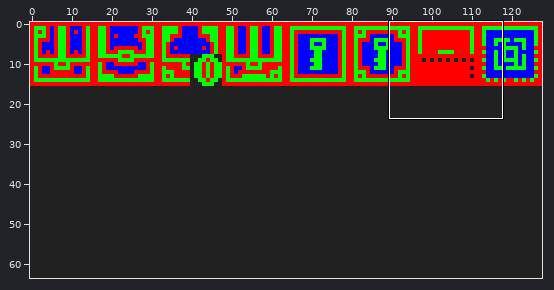
Edited in one commit: sprite sheet (gfx/sheet1.png). Above, an overview of the earlier version with the close-up marked.
Close-up. First the earlier version:
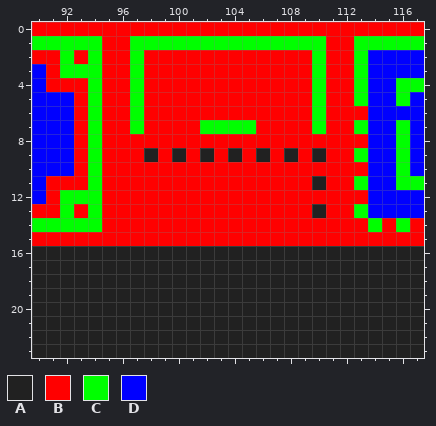
The file is 128x64 pixels. Shown: x 90..117, y 0..23.
Palette (. is transparent): A #212121  B #ff0000  C #00ff00  D #0000ff
Pixels before, first column x 90:
 0 BBBBBBBBBBBBBBBBBBBBBBBBBBBB
 1 CCCCCBBCCCCCCCCCCCCCCBBCCCCC
 2 BBCBCBBCBBBBBBBBBBBBCBBCDDDD
 3 DBCCCBBCBBBBBBBBBBBBCBBCDDDD
 4 DBBBCBBCBBBBBBBBBBBBCBBCDDCC
 5 DDDBCBBCBBBBBBBBBBBBCBBCDDCD
 6 DDDBCBBCBBBBBBBBBBBBCBBBDDDD
 7 DDDBCBBCBBBBCCCCBBBBCBBCDDCD
 8 DDDBCBBBBBBBBBBBBBBBBBBBDDCD
 9 DDDBCBBBABABABABABABABBCDDCD
10 DDDBCBBBBBBBBBBBBBBBBBBBDDCD
11 DBBBCBBBBBBBBBBBBBBBABBCDDCC
12 DBCCCBBBBBBBBBBBBBBBBBBBDDDD
13 BBCBCBBBBBBBBBBBBBBBABBCDDDD
14 CCCCCBBBBBBBBBBBBBBBBBBBCBCB
15 BBBBBBBBBBBBBBBBBBBBBBBBBBBB
16 AAAAAAAAAAAAAAAAAAAAAAAAAAAA
17 AAAAAAAAAAAAAAAAAAAAAAAAAAAA
18 AAAAAAAAAAAAAAAAAAAAAAAAAAAA
19 AAAAAAAAAAAAAAAAAAAAAAAAAAAA
20 AAAAAAAAAAAAAAAAAAAAAAAAAAAA
21 AAAAAAAAAAAAAAAAAAAAAAAAAAAA
22 AAAAAAAAAAAAAAAAAAAAAAAAAAAA
23 AAAAAAAAAAAAAAAAAAAAAAAAAAAA
And afterwards:
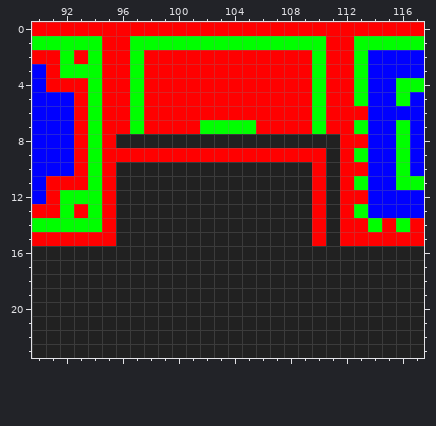
From old to new:
The author changed colour B to colour A in row 8 at x 96 to 111; in row 9 at x 111; in rows 10 to 15 at x 96 to 109 and 111.
The author changed colour A to colour B in row 9 at x 98, 100, 102, 104, 106, 108 and 110; in row 11 at x 110; in row 13 at x 110.
Where, in picture pixels (left, top, right, bottom), the same in both close-ups:
changed: (116, 134, 340, 246)
